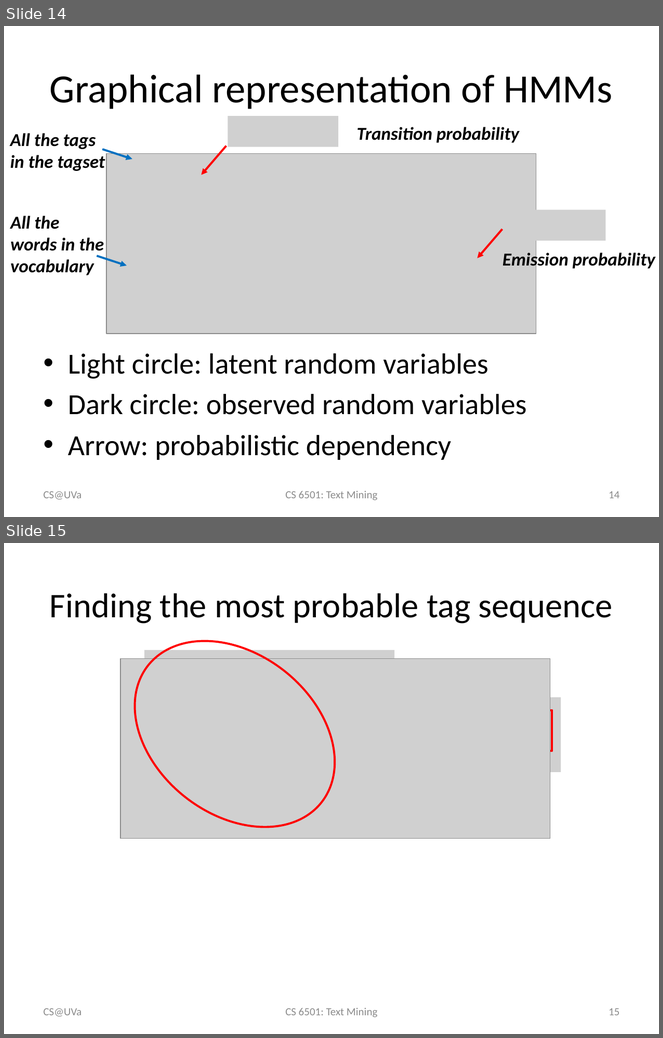
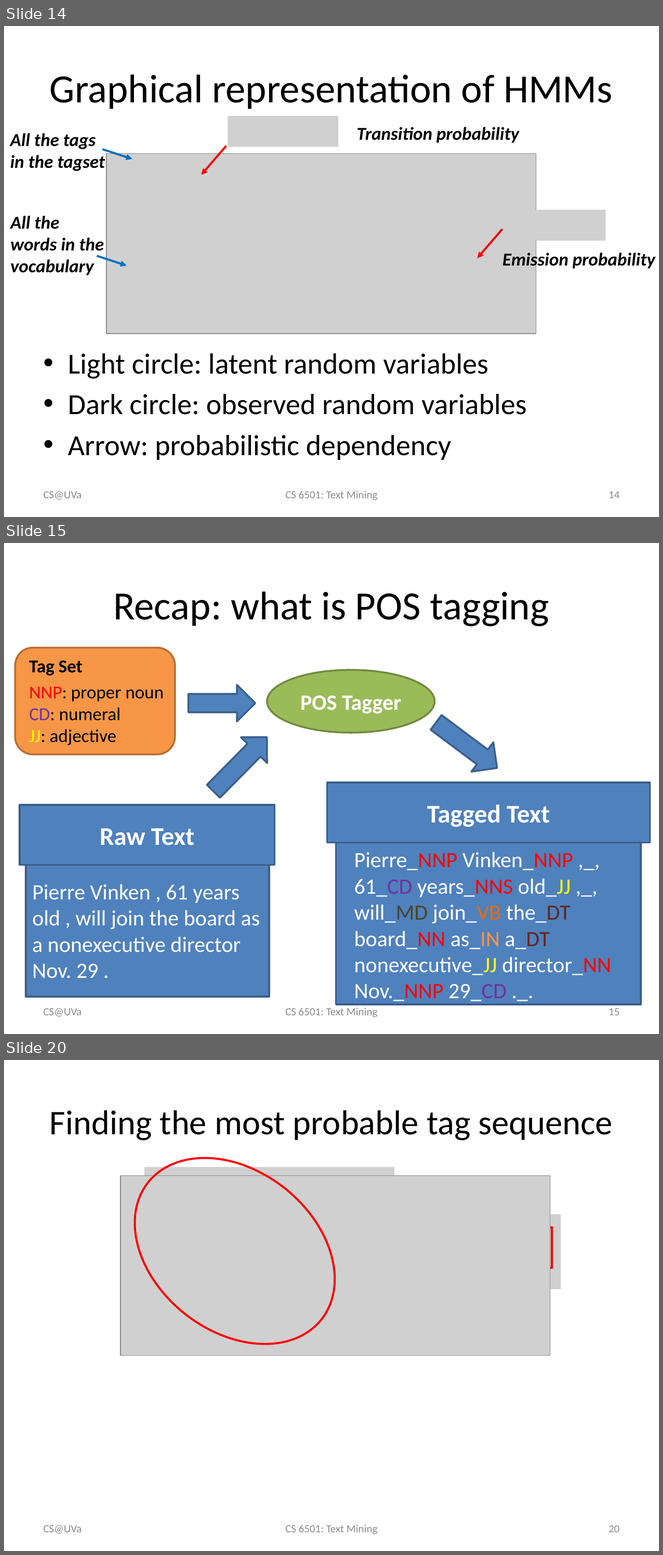
Before and after one commit to wang296/CS6501-Text-Mining, a slide deck: docs/POSTagging-SequenceLabeling.pptx. Shown one above the other, each under a label of ours: slides 14 and 15 before the commit, slides 14, 15 and 20 after it; the slides between them are not shown. The pictures are 663x1038 and 663x1555 pixels, drawn with LibreOffice and Linux fonts; fonts in the diff are those of the drawing; grey boxes stand for pictures. Boxes give left, top, right and bottom in pixels: in the first picture for what was removed or moved away, otherwise in the second. Text is boxed around its words. In the diff, an @@ line names an element or a change of style, - is before the commit and + after.

```diff
--- a/docs/POSTagging-SequenceLabeling.pptx
+++ b/docs/POSTagging-SequenceLabeling.pptx
@@ slide 15 added at (4,543,659,1034), background #FFFFFF @@
@@ title added at (113,591,549,627), 44 pt, text #000000 @@
+Recap: what is POS tagging
@@ ellipse added at (268,670,435,733), fill #9BBB59, outline #738A42 2 pt, 24 pt, text #FFFFFF, bold @@
+POS Tagger
@@ group added at (15,648,256,755): 2 texts, 1 rounded rectangle, 1 down arrow @@
+Tag Set
+NNP: proper noun
+CD: numeral
+JJ: adjective
@@ down arrow added at (425,708,508,783), fill #4F81BD, outline #3A5F8C 2 pt @@
@@ down arrow added at (201,724,280,805), fill #4F81BD, outline #3A5F8C 2 pt @@
@@ rectangle added at (327,783,650,843), fill #4F81BD, outline #3A5F8C 2 pt, 28 pt, text #FFFFFF, bold @@
+Tagged Text
@@ rectangle added at (20,805,274,865), fill #4F81BD, outline #3A5F8C 2 pt, 28 pt, text #FFFFFF, bold @@
+Raw Text
@@ rectangle added at (26,812,269,997), fill #4F81BD, outline #3A5F8C 2 pt @@
@@ rectangle added at (336,820,641,1005), fill #4F81BD, outline #3A5F8C 2 pt @@
@@ text added at (354,852,611,1004), 24 pt, text #FFFFFF @@
+Pierre_NNP Vinken_NNP ,_, 61_CD years_NNS old_JJ ,_, will_MD join_VB the_DT board_NN as_IN a_DT nonexecutive_JJ director_NN Nov._NNP 29_CD ._.
@@ text added at (32,885,260,979), 24 pt, text #FFFFFF @@
+Pierre Vinken , 61 years old , will join the board as a nonexecutive director Nov. 29 .
@@ text added at (44,1008,82,1017), 12 pt, text #8C8C8C @@
+CS@UVa
@@ text added at (285,1008,377,1018), 12 pt, text #8C8C8C @@
+CS 6501: Text Mining
@@ page number added at (609,1008,620,1016), 12 pt, text #8C8C8C @@
+15
@@ what was slide 15 is now slide 20 @@
@@ page number at (609,1525,620,1533): text changed @@
-15
+20
```
Also in this commit, not shown: 4 slides changed, 8 other slides added, 5 other files.
